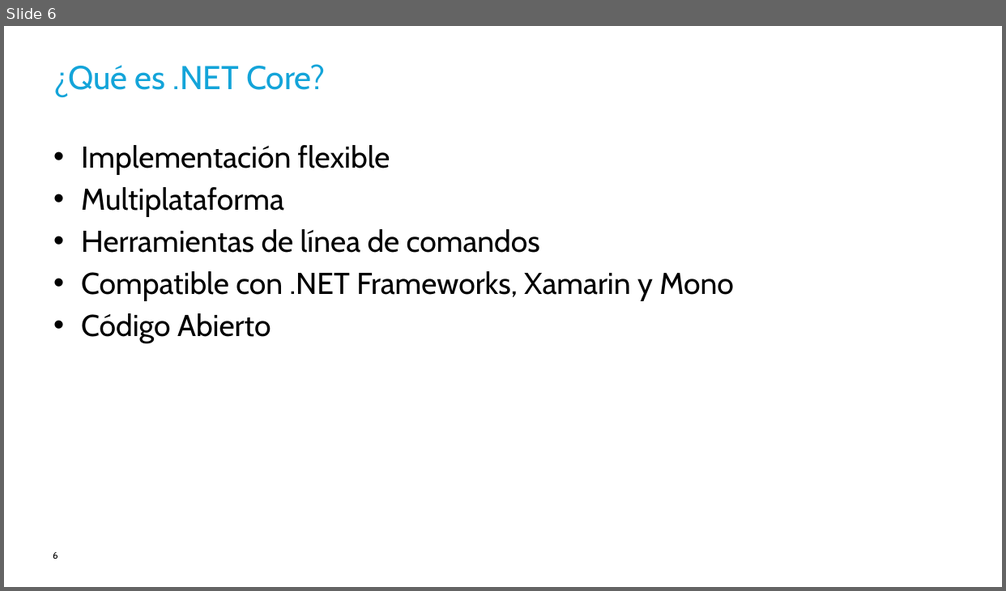
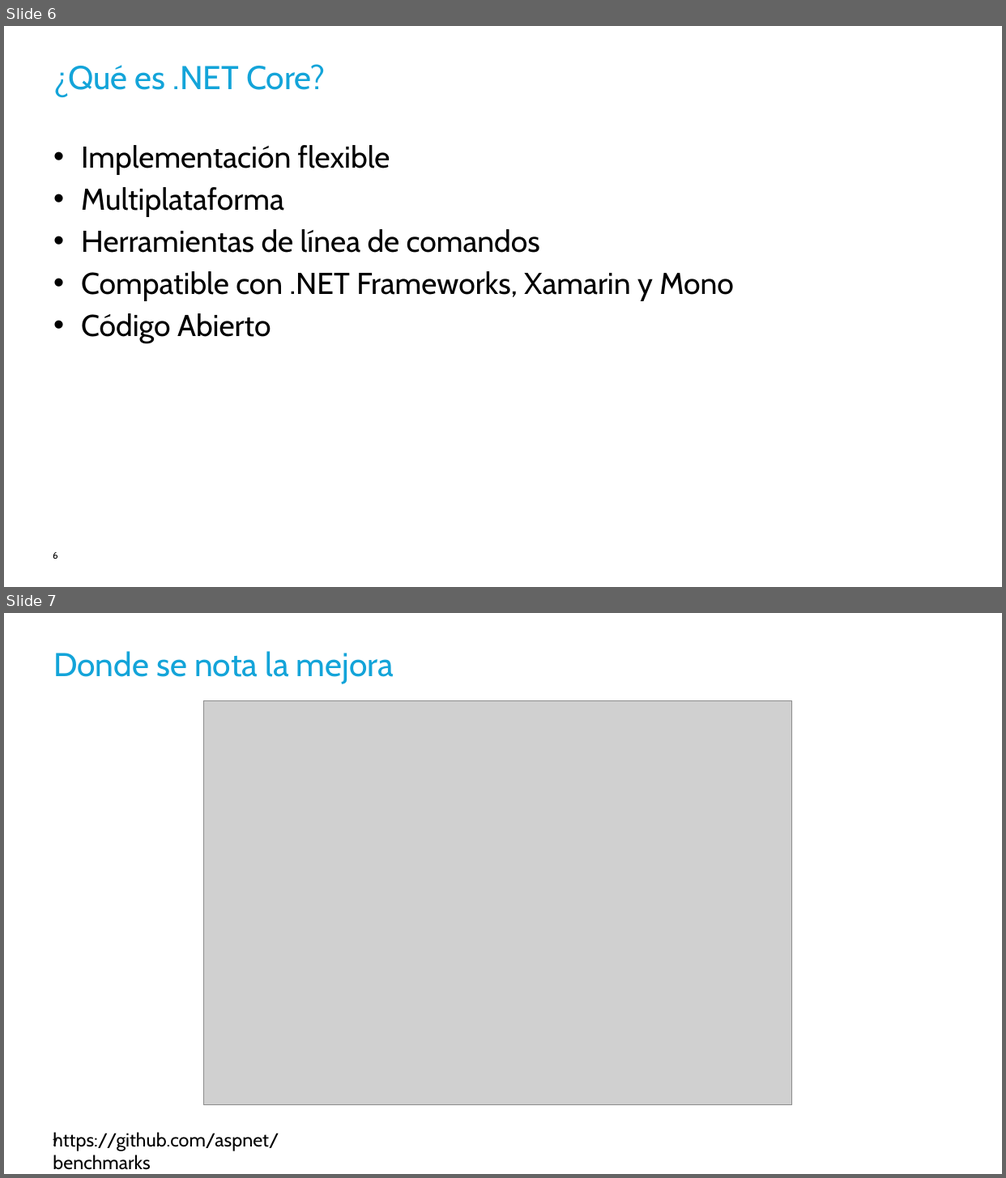
Before and after one commit to Encamina/APIDays, a slide deck: PPT/Como montar una WebAPI en ASP.pptx. Shown one above the other, each under a label of ours: slide 6 before the commit, slides 6 and 7 after it. The pictures are 1006x591 and 1006x1178 pixels, drawn with LibreOffice and Linux fonts; fonts in the diff are those of the drawing; grey boxes stand for pictures; background and template pictures are left out. Boxes give left, top, right and bottom in pixels: in the first picture for what was removed or moved away, otherwise in the second. Text is boxed around its words. In the diff, an @@ line names an element or a change of style, - is before the commit and + after.

Commit message:
Modify PPT

```diff
--- a/PPT/Como montar una WebAPI en ASP.pptx
+++ b/PPT/Como montar una WebAPI en ASP.pptx
@@ slide 7 added at box(4, 613, 1002, 1174), background #FFFFFF @@
@@ title added at box(53, 651, 394, 684), 35 pt, text #13A4D9 @@
+Donde se nota la mejora
@@ picture added at box(203, 701, 791, 1105) @@
@@ page number added at box(53, 1138, 57, 1148), 10 pt, text #000000 @@
+7
@@ text added at box(53, 1132, 279, 1170), 20 pt, text #000000 @@
+https://github.com/aspnet/benchmarks
```
Also in this commit, not shown: 2 other slides added.
